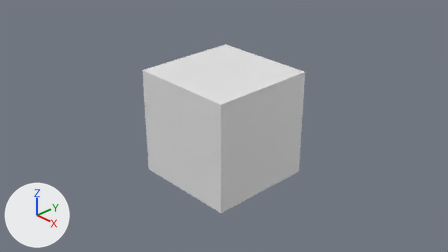
The Blender file scene/scene.blend, before and after one commit.
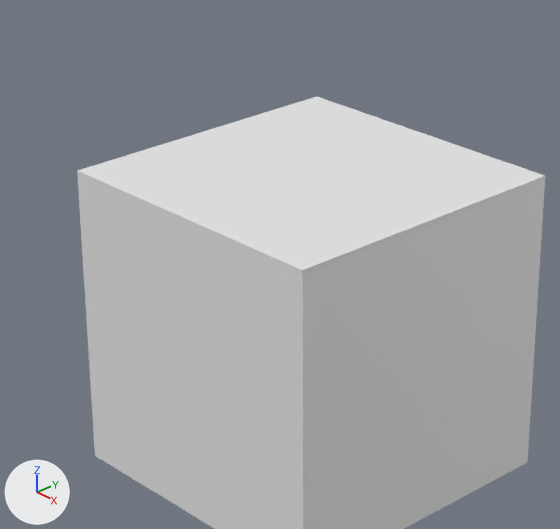
There are two pictures of each version: one from the file's camera 'Camera', one close up on the part from 26% to 69% of the width and 4% to 77% of the height. Every picture has the same lights, and +X, +Y and +Z are marked at lower left.

The older version as bpy lines, for what is in view:
```python
me_cube = bpy.data.meshes.new('Cube')
me_cube.from_pydata(...)  # a box spanning x -1.0..1.0, y -1.0..1.0, z -1.0..1.0
me_cube.materials.append(mat_material)  # white #e7e7e7
ob_cube = bpy.data.objects.new('Cube', me_cube)
ob_cube.location = (0.0, 0.0, 0.0)
```
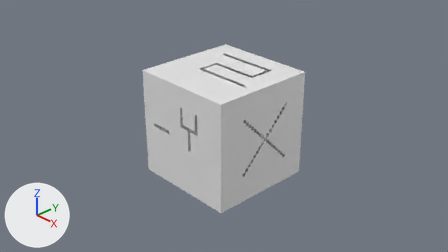
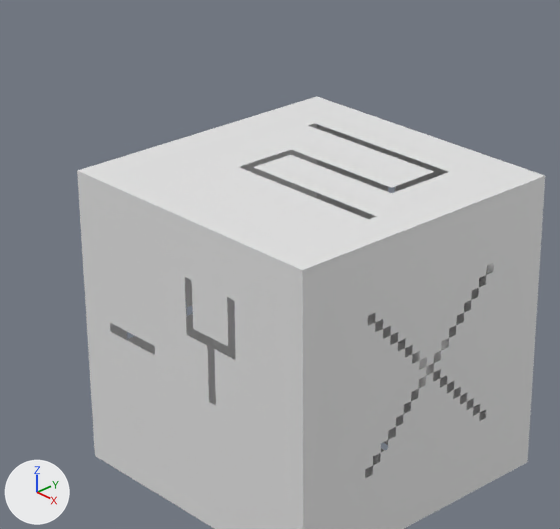
Boxes [x1, y1, x2, y2] around the edits, measured in the close-ups (560 x 529 px):
part 1 of me_cube, added: after [77, 97, 545, 529]

The edits, one by one:
Material 'Material.001' (mat_material_001) is new.
Its base color is (0.8, 0.8, 0.8) (white #e7e7e7).
me_cube is used by ob_cube; location (0.0, 0.0, 0.0).
me_cube had 8 vertices, 6 faces and spanned x -1.0..1.0, y -1.0..1.0, z -1.0..1.0.
me_cube no longer uses material mat_material (white #e7e7e7).
me_cube now has 6146 vertices, 5894 faces and spans x -1.0..1.0, y -1.0..1.0, z -1.0..1.0.
me_cube part 1: 6138 vertices added at x -1.0..1.0, y -1.0..1.0, z -1.0..1.0.
me_cube now uses material mat_material_001 (white #e7e7e7).
